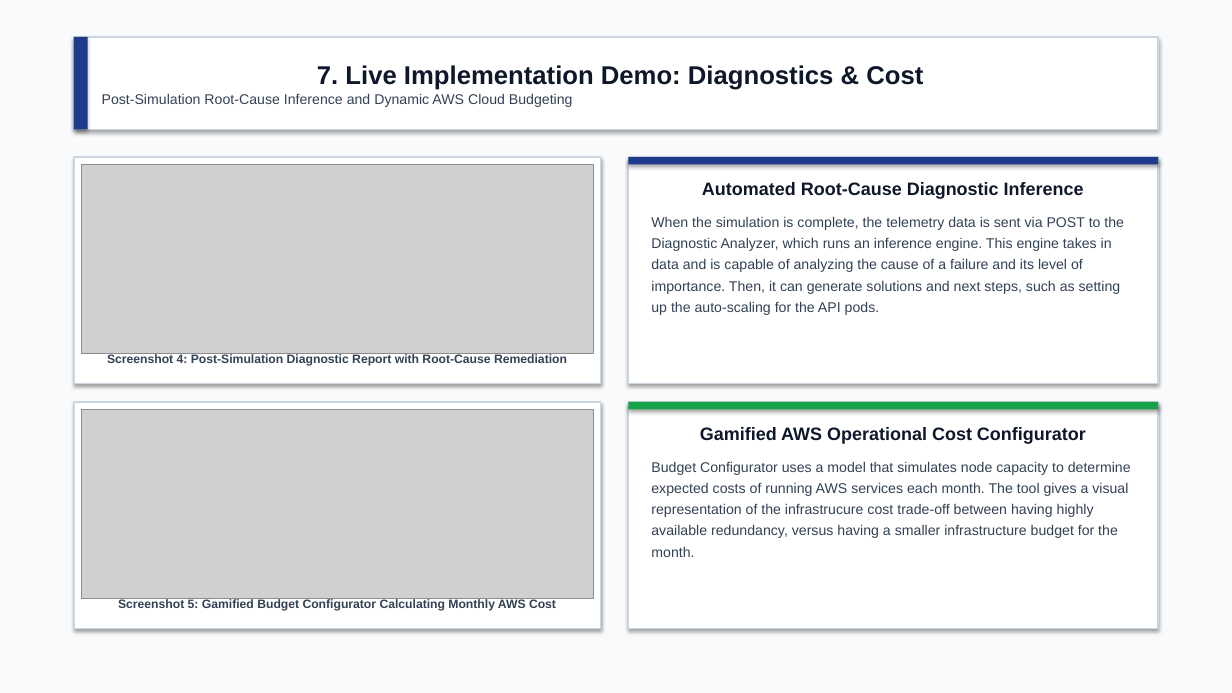
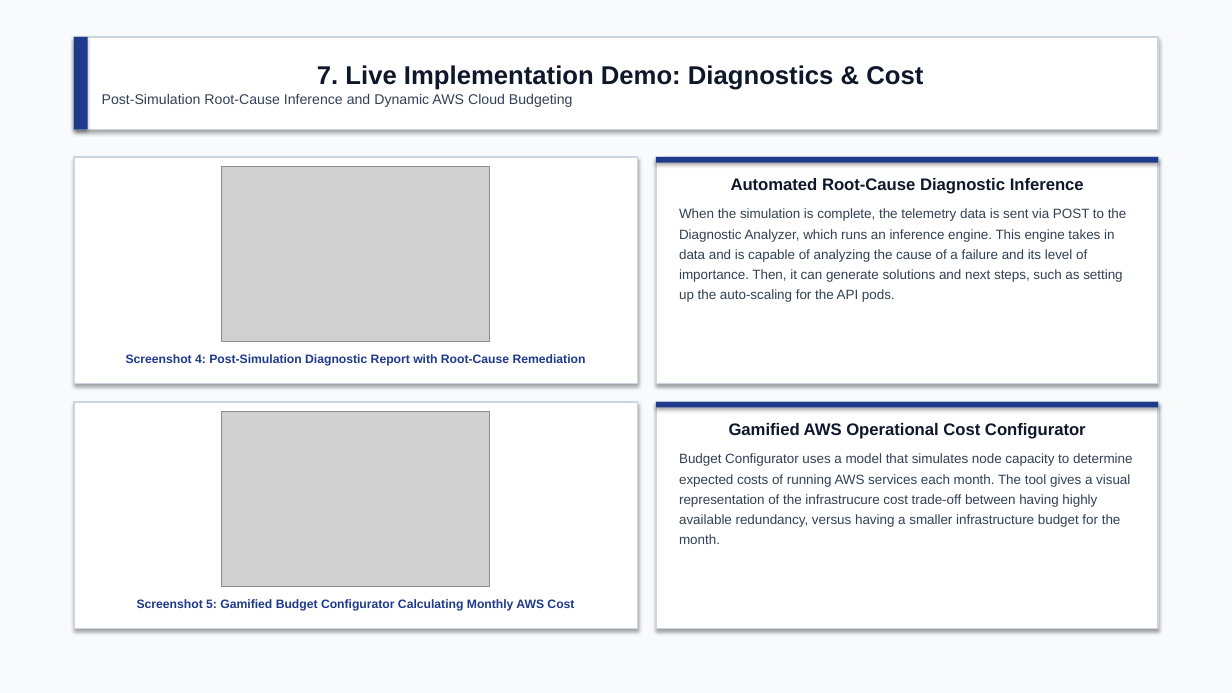
Before and after one commit to ankur-on-github/NetworkSim, a slide deck: slide 8 of University_Submissions/24BCE1836_NetworkSim_Presentation.pptx. Drawn at 1232x693 pixels with LibreOffice and Linux fonts; fonts in the diff are those of the drawing; grey boxes stand for pictures. Boxes give left, top, right and bottom in pixels: in the first picture for what was removed or moved away, otherwise in the second. Text is boxed around its words. In the diff, an @@ line names an element or a change of style, - is before the commit and + after.

Commit message:
Fix diagram mappings to use genuine System Architecture & DFD, unify presentation colors to academic navy

```diff
--- a/University_Submissions/24BCE1836_NetworkSim_Presentation.pptx
+++ b/University_Submissions/24BCE1836_NetworkSim_Presentation.pptx
@@ rectangle: place and size @@
-rectangle at [74, 157, 601, 384]
+rectangle at [74, 157, 638, 384]
@@ picture: place and size @@
-picture at [81, 165, 593, 354]
+picture at [222, 166, 490, 342]
@@ rectangle "Automated Root-Cause Diagnostic Inference": place and size @@
-rectangle "Automated Root-Cause Diagnostic Inference" at [628, 157, 1158, 384]
+rectangle "Automated Root-Cause Diagnostic Inference" at [656, 157, 1158, 384]
@@ rectangle "Automated Root-Cause Diagnostic Inference" at [656, 157, 1158, 384]: size 14 to 13 pt in "Automated Root-Cause Diagnostic Inference"; size 11 to 10.5 pt in "When the simulation is complete, the telemetry ..."; less space between paragraphs @@
@@ rectangle: place and size @@
-rectangle at [628, 157, 1158, 165]
+rectangle at [656, 157, 1158, 163]
@@ text "Screenshot 4: Post-Simulation Diagnostic Report ..." at [126, 354, 586, 366]: text colour #334155 to #1E3A8A @@
@@ rectangle: place and size @@
-rectangle at [74, 402, 601, 628]
+rectangle at [74, 402, 638, 628]
@@ picture: place and size @@
-picture at [81, 409, 593, 599]
+picture at [222, 411, 490, 587]
@@ rectangle "Gamified AWS Operational Cost Configurator": place and size @@
-rectangle "Gamified AWS Operational Cost Configurator" at [628, 402, 1158, 628]
+rectangle "Gamified AWS Operational Cost Configurator" at [656, 402, 1158, 628]
@@ rectangle "Gamified AWS Operational Cost Configurator" at [656, 402, 1158, 628]: size 14 to 13 pt in "Gamified AWS Operational Cost Configurator"; size 11 to 10.5 pt in "Budget Configurator uses a model that simulates ..."; less space between paragraphs @@
@@ rectangle: place and size @@
-rectangle at [628, 402, 1158, 409]
+rectangle at [656, 402, 1158, 408]
@@ rectangle at [656, 402, 1158, 408]: fill #16A34A to #1E3A8A @@
@@ text "Screenshot 5: Gamified Budget Configurator ..." at [137, 599, 574, 611]: text colour #334155 to #1E3A8A @@
```
Also in this commit, not shown: 9 other slides changed, 39 other files.
